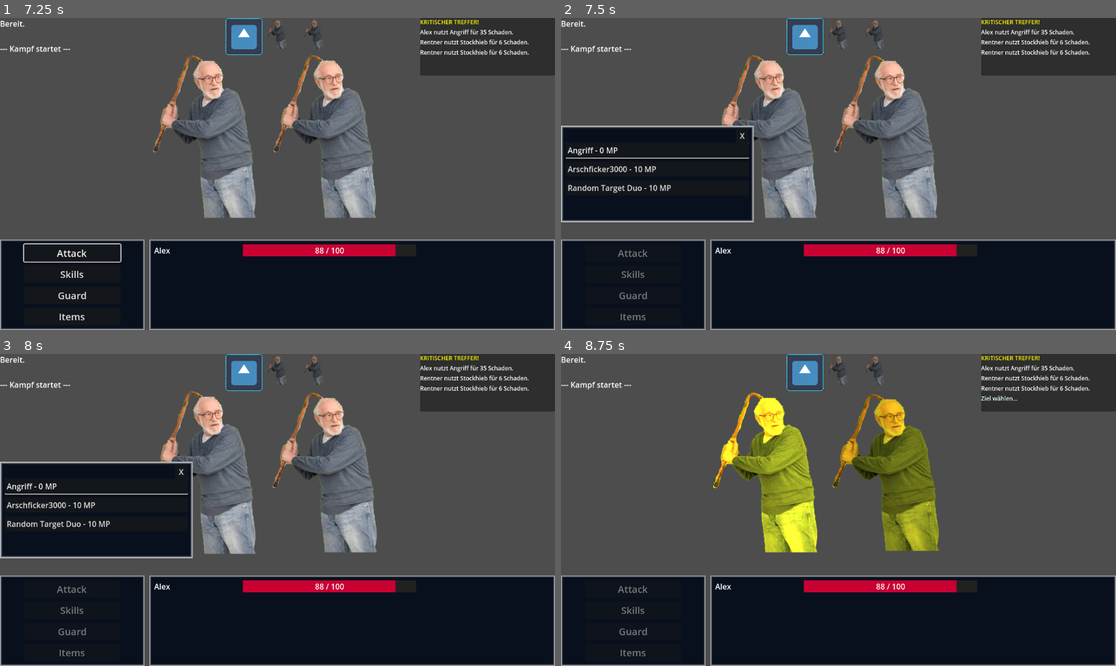
Above: before the commit, frames 1-4 (two rows, left to right).
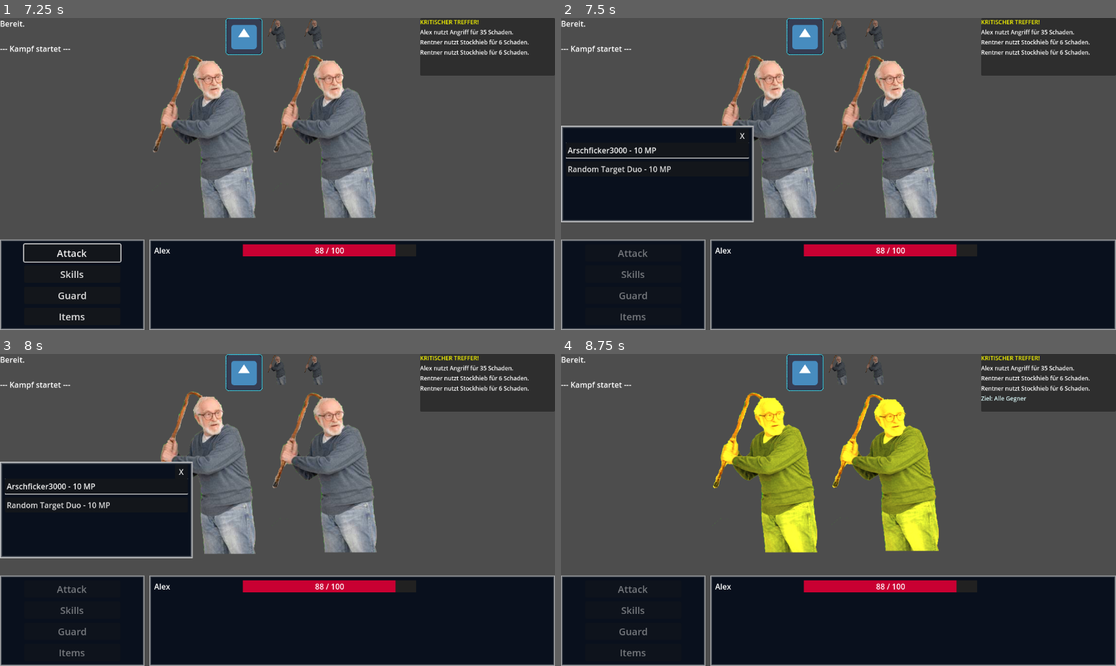
Above: after the commit, the same moments.

Repository: Marv0407/kotstulle-game
Game: Godot game, scene res://scenes/control.tscn
Two runs of this game, one before a commit and one after it. Both use one fixed random seed, a clock stepped at 60 frames per second and the inputs below. The engine's default icon, where the game draws it, is replaced by a stand-in: a white triangle on a blue panel in a dark square.
Inputs (mouse positions are in pixels of both pictures, inside the frame that each line leads up to):
- Up to frame 1 (7.25 s): click "Start New Game" at 0.5 s; click (66, 39) at 1.27 s; type "Alex" at 1.35 s; click "Starten" at 2 s; click "Start Battle" at 2.75 s; click "Attack" at 3.5 s; tap Enter (ui_accept) at 4.25, 4.52, 5.75, 6.02 s; move the mouse to (399, 158) at 4.27 s; hold Right (ui_right) 4.28-5 s; click (399, 158) at 4.42 s; click (205, 133) at 5.02 s; move the mouse to (166, 189) at 5.77 s; hold Left (ui_left) 5.78-6.53 s; move the mouse to (333, 105) at 6.52 s; hold Right (ui_right) from 6.53 s (still down)
- Up to frame 2 (7.5 s): release Right (ui_right) at 7.25 s; click "Skills" at 7.25 s
- Up to frame 3 (8 s): no input
- Up to frame 4 (8.75 s): move the mouse to (810, 572) at 8.02 s; hold Right (ui_right) from 8.03 s (still down); click (810, 572) at 8.17 s; tap Enter (ui_accept) at 8.27 s

Frame 1 is identical in both runs. In frame 2, 0.6% of the frame differs, in the area x 1-20%, y 41-57%; in frame 3, 0.6%; in frame 4, 4.9%, in the area x 48-84%, y 12-64%.

Commit message:
Add visible_in_menu flag to skills
Introduce a visible_in_menu export on SkillData (default true) and respect it in the skill menu so skills marked invisible are skipped.

Diff:
--- a/ressources/skills/PlayerAttack.tres
+++ b/ressources/skills/PlayerAttack.tres
@@ -6,5 +6,6 @@
 [resource]
 script = ExtResource("1_wpbxf")
 vfx_scene = ExtResource("2_qxnu5")
+visible_in_menu = false
 target_selector = "manual"
 metadata/_custom_type_script = "uid://d0ehdwbbf3lbd"
--- a/scripts/SkillData.gd
+++ b/scripts/SkillData.gd
@@ -9,6 +9,7 @@
 
 @export_group("Visuals")
 @export var vfx_scene: PackedScene
+@export var visible_in_menu: bool = true
 
 @export_group("Targeting")
 @export_enum("enemies", "friends", "all", "user") var target_pool: String = "enemies"
--- a/scripts/skill_menu.gd
+++ b/scripts/skill_menu.gd
@@ -11,6 +11,8 @@
 		child.queue_free()
 
 	for skill in actor.data.skills:
+		if not skill.visible_in_menu:
+			continue
 		var btn = Button.new()
 		btn.text = skill.skill_name + " - " + str(skill.mp_cost) + " MP"
 		btn.alignment = HORIZONTAL_ALIGNMENT_LEFT
